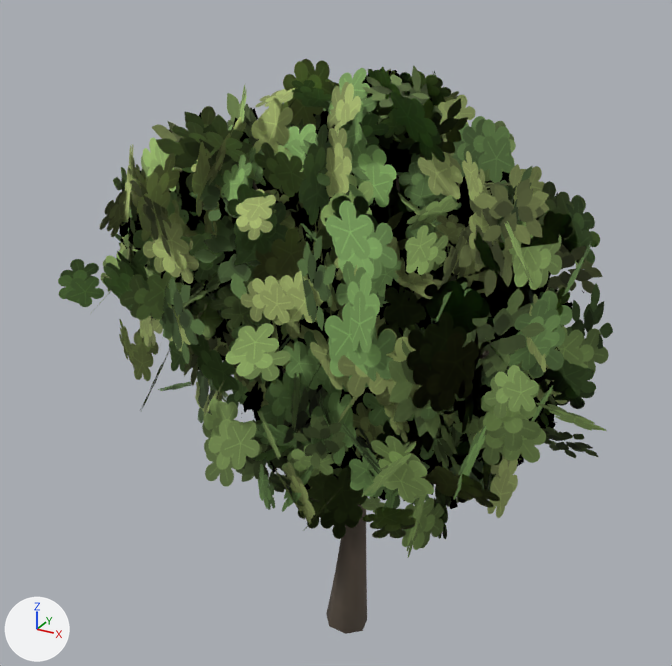
What one commit did to the glTF model web/public/models/trees/maple_1.glb.
Both versions are drawn from a 50 mm lens placed at (0.619, -1.198, 1.135), pointed at (-0.038, -0.002, 0.537). The lights are fixed; the arrows at lower left show +X, +Y and +Z. The first picture is the older version.

Before the edit, the objects in view are built like this:
```python
ob_maple_1 = bpy.data.objects.new('maple_1', me_maple_1)
ob_maple_1.location = (0.0, 0.0, 0.0)
```
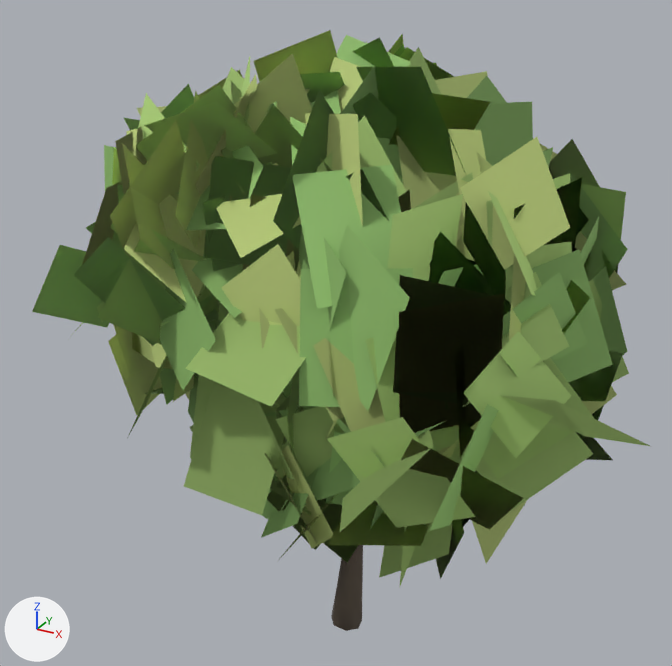
The change, as a list of edits to the scene's bpy script:
```text
Change mat_foliage:
    remove # nodes: BsdfPrincipled, Math x3, Mix, OutputMaterial, TexImage, VertexColor
    remove # uses the picture img_image_0
    nodes: BsdfPrincipled, Math x2, OutputMaterial, VertexColor
Change me_maple_1:
    where me_maple_1.from_pydata(...)  # 3361 vertices, 1900 faces; spans x -0.5..0.5, y -0.453..0.453, z 0.0..1.0
    used by ob_maple_1; location = (0.0, 0.0, 0.0)
    me_maple_1 part 1: the loose piece of 49 vertices spanning x -0.033..0.04, y -0.073..-0.002, z 0.0..0.293 is multiplied about its middle by the matrix ((0.751, 0.001, 0.007), (0.001, 0.752, 0.019), (0.015, 0.028, 0.999)), then moved by (0.001, 0.002, -0.001)
    me_maple_1 part 2: texture (UV) coordinates of 1560 of 1900 faces, centred in x -0.453..0.441, y -0.374..0.393, z 0.268..0.943, changed; they spanned u 0.0..0.75, v 0.51..0.99 and now span u 0.0..0.75, v 0.75..1.0
```

Location of each change, (x1, y1, x2, y2) in pixels of the pictures (672 x 666 px; the box of a moved part takes in the faces that stretch with it):
'maple_1', surface changed, reshaped
    before: (58, 59, 613, 634)
    after: (32, 30, 650, 631)
part 1 of me_maple_1, moved or reshaped
    before: (326, 504, 367, 634)
    after: (331, 545, 363, 631)
part 2 of me_maple_1, surface changed
    before: (58, 59, 613, 557)
    after: (32, 30, 650, 588)
